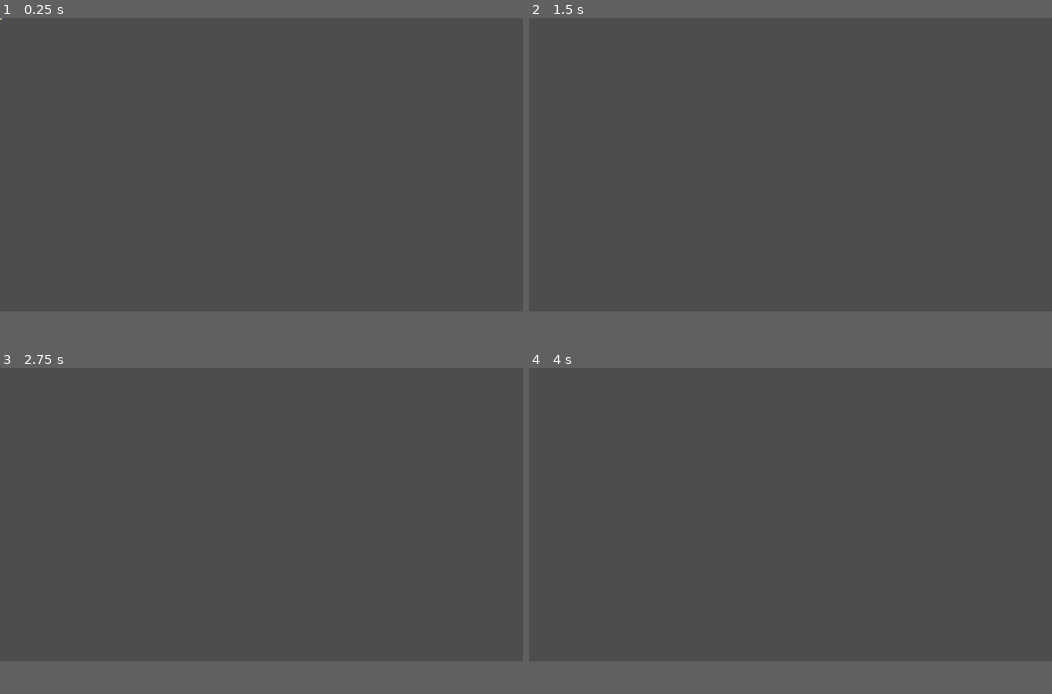
Above: before the commit, frames 1-4 (two rows, left to right).
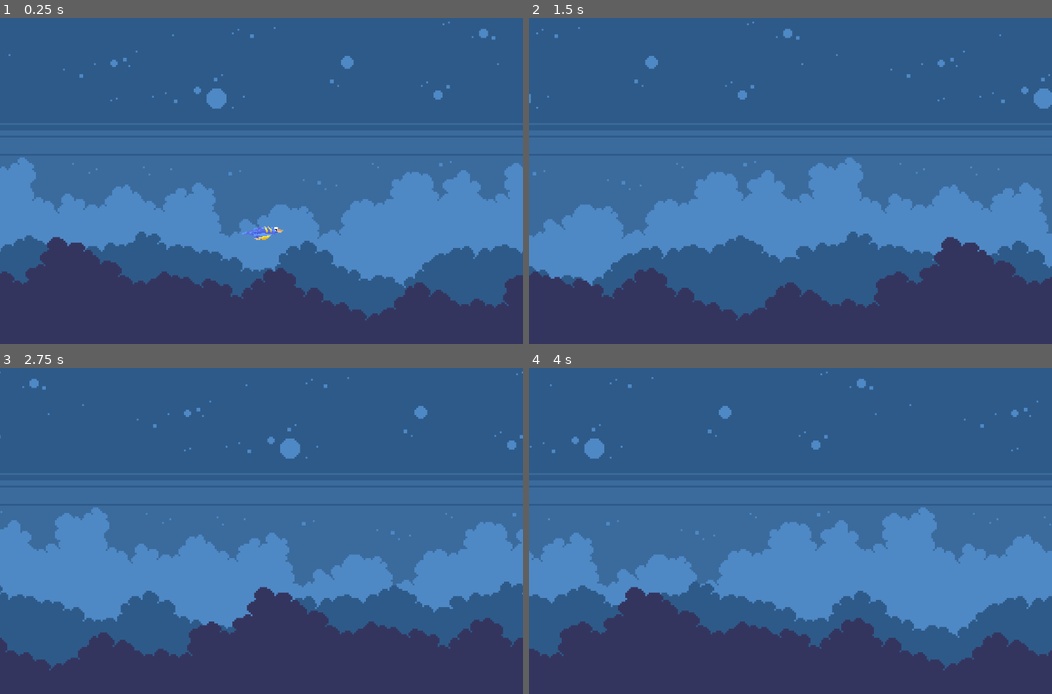
Above: after the commit, the same moments.

Repository: Diomeh/flappy-bird
Game: Godot game, scene res://main.tscn
Same seed, same stepped clock (60 frames per second), same inputs: the game is played once before the commit and once after it.
Inputs:
- Up to frame 1 (0.25 s): no input
- Up to frame 2 (1.5 s): tap Enter (ui_accept) at 0.5, 0.6, 0.77, 1.07, 1.35 s
- Up to frame 3 (2.75 s): tap Enter (ui_accept) at 1.52, 1.82, 2.1 s
- Up to frame 4 (4 s): tap Enter (ui_accept) at 2.85, 3.02, 3.32, 3.6, 3.77 s
The window is 799x449 before the commit and 799x499 after it. Grey fills any space a smaller window leaves; there, only what the larger window draws over its background counts as a difference.

The runs differ from the first frame. In frame 1, 90% of the frame differs, in the area x 0-100%, y 0-93%; in frame 2, 90%; in frame 3, 90%; in frame 4, 90%.

Commit message:
feat: create parallax background

Diff:
--- a/main.tscn
+++ b/main.tscn
@@ -1,7 +1,39 @@
-[gd_scene load_steps=2 format=3 uid="uid://cn0j8fix4be6p"]
+[gd_scene load_steps=5 format=3 uid="uid://cn0j8fix4be6p"]
 
 [ext_resource type="PackedScene" uid="uid://btpbyeigpt4sv" path="res://player.tscn" id="1_ig7tw"]
+[ext_resource type="Texture2D" uid="uid://b65dsayo1mmum" path="res://assets/bg/background_0.png" id="3_7mycd"]
+[ext_resource type="Texture2D" uid="uid://b2vwbayck2q4d" path="res://assets/bg/background_1.png" id="4_272bh"]
+[ext_resource type="Texture2D" uid="uid://duser7x3acugk" path="res://assets/bg/background_2.png" id="5_5vw27"]
 
 [node name="Main" type="Node2D"]
 
+[node name="Background" type="Node2D" parent="."]
+
+[node name="Parallax2D" type="Parallax2D" parent="Background"]
+scroll_scale = Vector2(0.33, 0.33)
+repeat_size = Vector2(288, 0)
+repeat_times = 3
+
+[node name="Sprite2D" type="Sprite2D" parent="Background/Parallax2D"]
+texture = ExtResource("3_7mycd")
+centered = false
+
+[node name="Parallax2D2" type="Parallax2D" parent="Background"]
+scroll_scale = Vector2(0.5, 0.5)
+repeat_size = Vector2(288, 0)
+repeat_times = 3
+
+[node name="Sprite2D" type="Sprite2D" parent="Background/Parallax2D2"]
+texture = ExtResource("4_272bh")
+centered = false
+
+[node name="Parallax2D3" type="Parallax2D" parent="Background"]
+repeat_size = Vector2(288, 0)
+repeat_times = 3
+
+[node name="Sprite2D" type="Sprite2D" parent="Background/Parallax2D3"]
+texture = ExtResource("5_5vw27")
+centered = false
+
 [node name="Player" parent="." instance=ExtResource("1_ig7tw")]
+position = Vector2(0, 90)
--- a/player.gd
+++ b/player.gd
@@ -1,22 +1,21 @@
 extends CharacterBody2D
 
 
-const SPEED = 300.0
-const JUMP_VELOCITY = -400.0
+@export var _speed = 300.0
+@export var _jump_velocity = -400.0
 
 
 func _ready() -> void:
 	# We'll always move to the right
-	#velocity = Vector2.RIGHT * SPEED
-	pass
+	velocity = Vector2.RIGHT * _speed
 
 
 func _physics_process(delta: float) -> void:
 	# Add the gravity.
-	#velocity += get_gravity() * delta
+	velocity += get_gravity() * delta
 
 	# Handle jump.
 	if Input.is_action_just_pressed("ui_accept"):
-		velocity.y = JUMP_VELOCITY
+		velocity.y = _jump_velocity
 
 	move_and_slide()
--- a/player.tscn
+++ b/player.tscn
@@ -158,3 +158,8 @@
 rotation = 1.5708
 scale = Vector2(0.5, 0.5)
 shape = SubResource("CapsuleShape2D_d13ii")
+
+[node name="Camera2D" type="Camera2D" parent="."]
+limit_top = 0
+limit_bottom = 180
+limit_smoothed = true
--- a/project.godot
+++ b/project.godot
@@ -15,6 +15,13 @@
 config/features=PackedStringArray("4.4", "Forward Plus")
 config/icon="res://icon.svg"
 
+[display]
+
+window/size/viewport_width=288
+window/size/viewport_height=180
+window/stretch/mode="canvas_items"
+window/stretch/aspect="expand"
+
 [rendering]
 
 textures/canvas_textures/default_texture_filter=0
